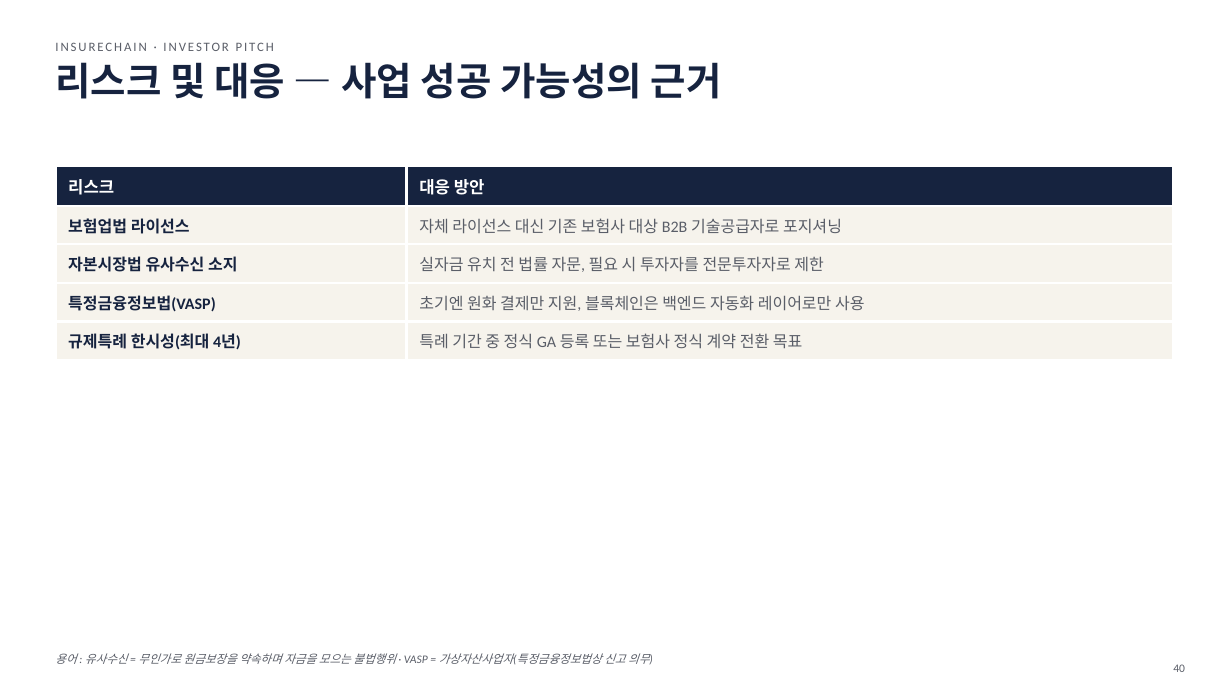
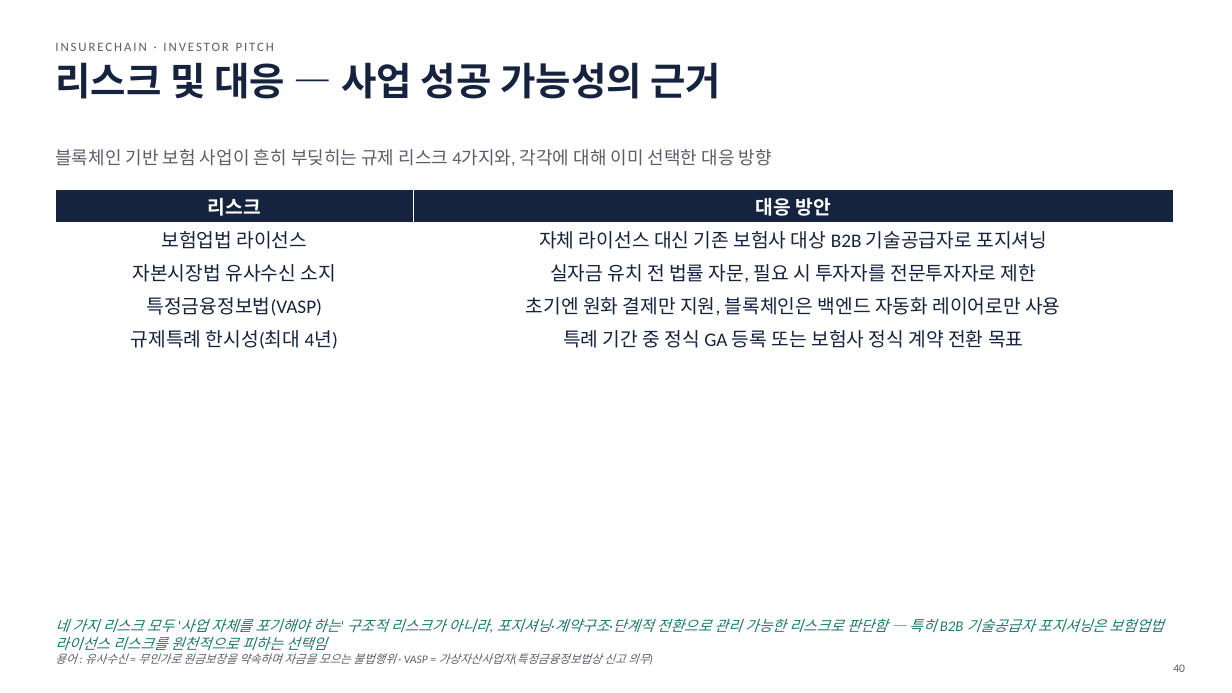
Before and after one commit to leeyonsei78/capstone_project_alpha, a slide deck: slide 40 of 인슈어체인_투자피칭_발표자료.pptx. Drawn at 1232x693 pixels with LibreOffice and Linux fonts; fonts in the diff are those of the drawing. Boxes give left, top, right and bottom in pixels: in the first picture for what was removed or moved away, otherwise in the second. Text is boxed around its words. In the diff, an @@ line names an element or a change of style, - is before the commit and + after.

```diff
--- a/인슈어체인_투자피칭_발표자료.pptx
+++ b/인슈어체인_투자피칭_발표자료.pptx
@@ text added at bbox=[55, 149, 772, 166], 14 pt, text #5A5E68 @@
+블록체인 기반 보험 사업이 흔히 부딪히는 규제 리스크 4가지와, 각각에 대해 이미 선택한 대응 방향
@@ table at bbox=[55, 189, 1174, 545] @@
@@ fill #F6F3EC to #FFFFFF in 8 cells @@
@@ size 13 to 15 pt, font Cambria to Calibri in "리스크", "대응 방안" @@
@@ size 12.5 to 15 pt @@
@@ bold off in "보험업법 라이선스", "자본시장법 유사수신 소지", "특정금융정보법(VASP)", "규제특례 한시성(최대 4년)" @@
@@ text colour #5A5E68 to #16233F in "자체 라이선스 대신 기존 보험사 대상 B2B ...", "실자금 유치 전 법률 자문, 필요 시 ...", "초기엔 원화 결제만 지원, 블록체인은 백엔드 자동화 ...", "특례 기간 중 정식 GA 등록 또는 ..." @@
@@ alignment left to centre @@
@@ borders changed @@
@@ table: place and size @@
-table at bbox=[55, 166, 1174, 354]
+table at bbox=[55, 189, 1174, 545]
@@ text added at bbox=[55, 618, 1163, 654], 11.5 pt, text #1F7A6C, italic @@
+네 가지 리스크 모두 '사업 자체를 포기해야 하는' 구조적 리스크가 아니라, 포지셔닝·계약구조·단계적 전환으로 관리 가능한 리스크로 판단함 — 특히 B2B 기술공급자 포지셔닝은 보험업법 라이선스 리스크를 원천적으로 피하는 선택임
```
Also in this commit, not shown: 22 other slides changed, 1 other file.
